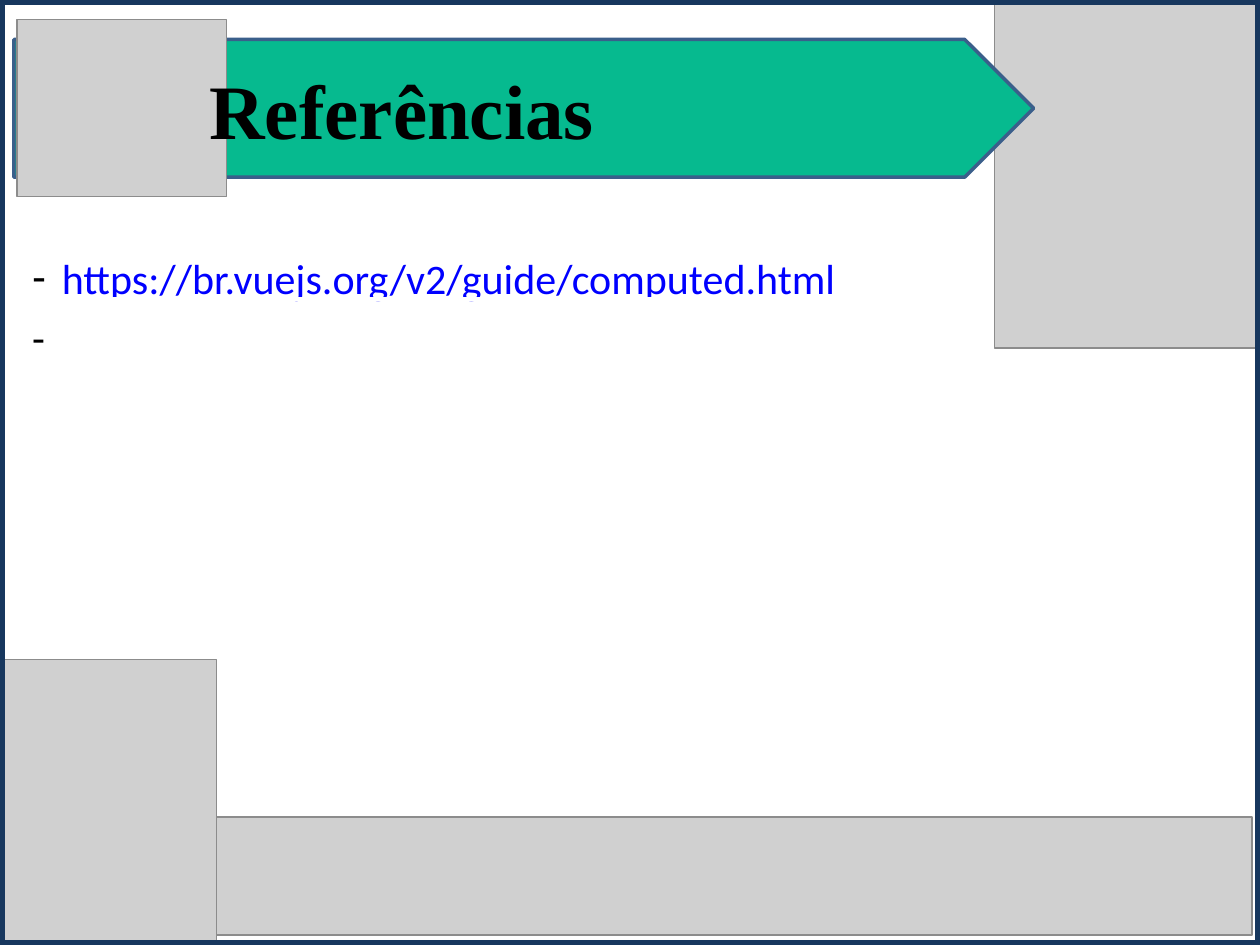
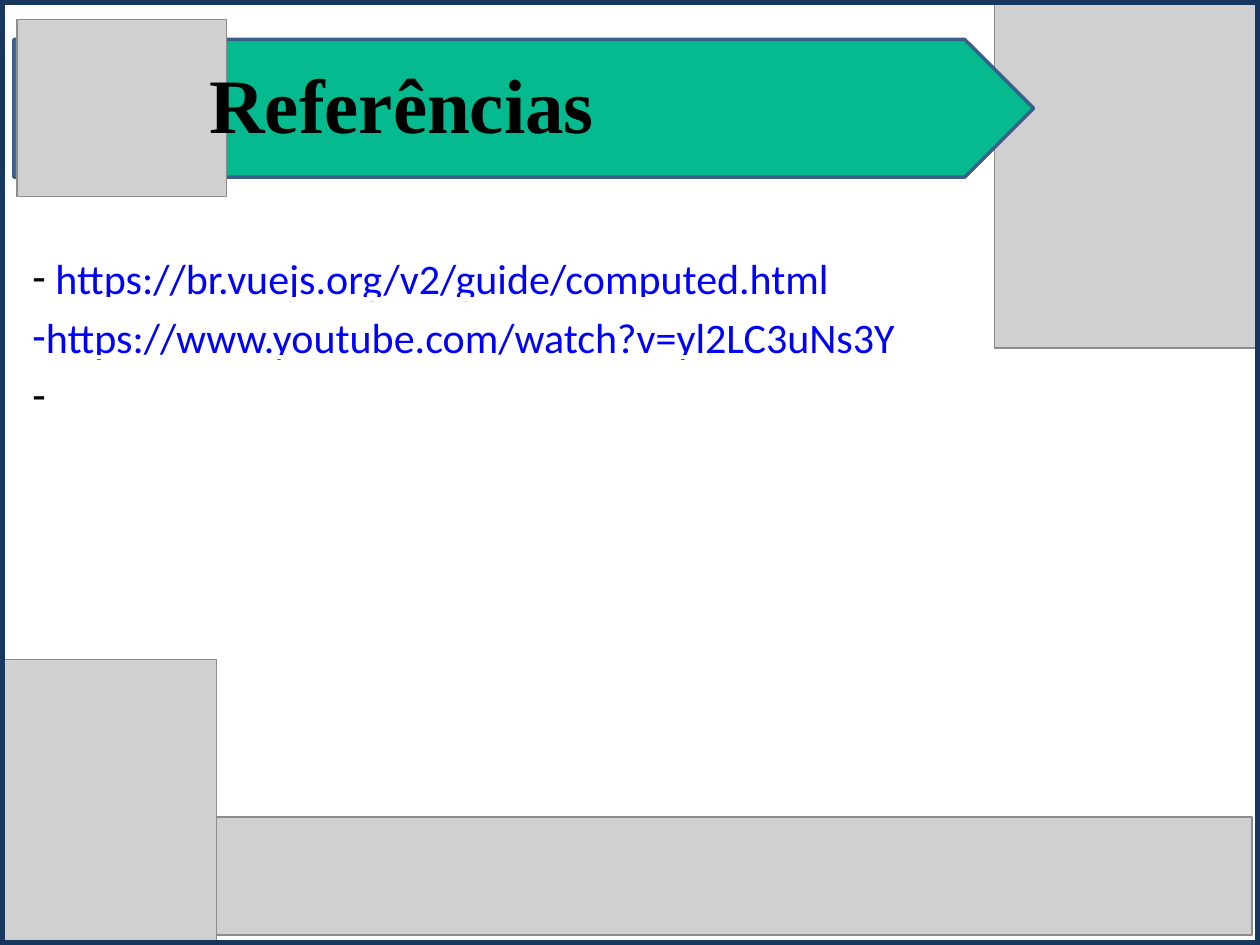
Before and after one commit to isamartins/t018_DesenvolvimentoWeb, a slide deck: slide 15 of trabalho_av2/Vuejs_Apresentacao.pptx (slide 11 before the commit). Drawn at 1260x945 pixels with LibreOffice and Linux fonts; fonts in the diff are those of the drawing; grey boxes stand for pictures. Boxes give left, top, right and bottom in pixels: in the first picture for what was removed or moved away, otherwise in the second. Text is boxed around its words. In the diff, an @@ line names an element or a change of style, - is before the commit and + after.

```diff
--- a/trabalho_av2/Vuejs_Apresentacao.pptx
+++ b/trabalho_av2/Vuejs_Apresentacao.pptx
@@ text "Referências" at (209, 73, 594, 148): line spacing 1 to 0.9 @@
@@ text at (46, 323, 895, 360): text changed; text colour #000000 to #0000FF @@
--
+– https://www.youtube.com/watch?v=yl2LC3uNs3Y
```
Also in this commit, not shown: 10 other slides changed, 5 slides added, 1 slide removed, 3 other files.
